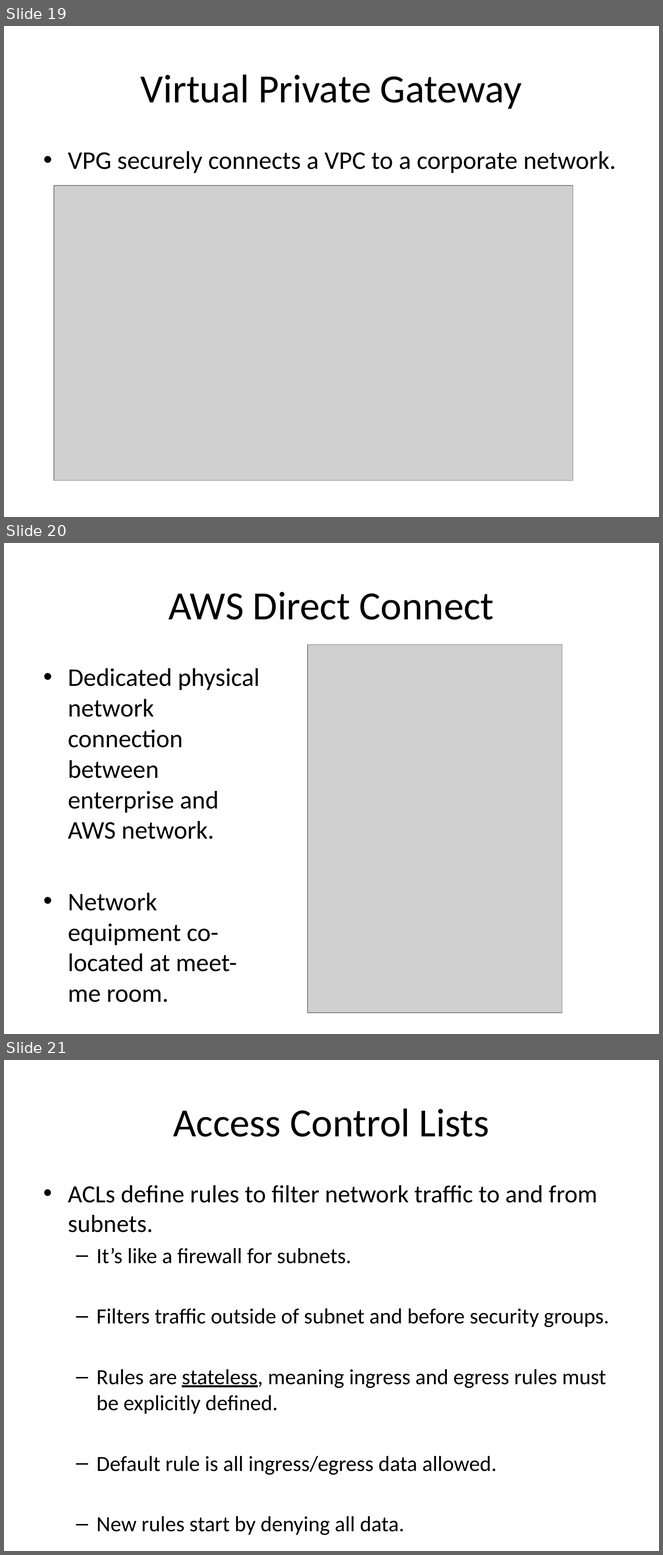
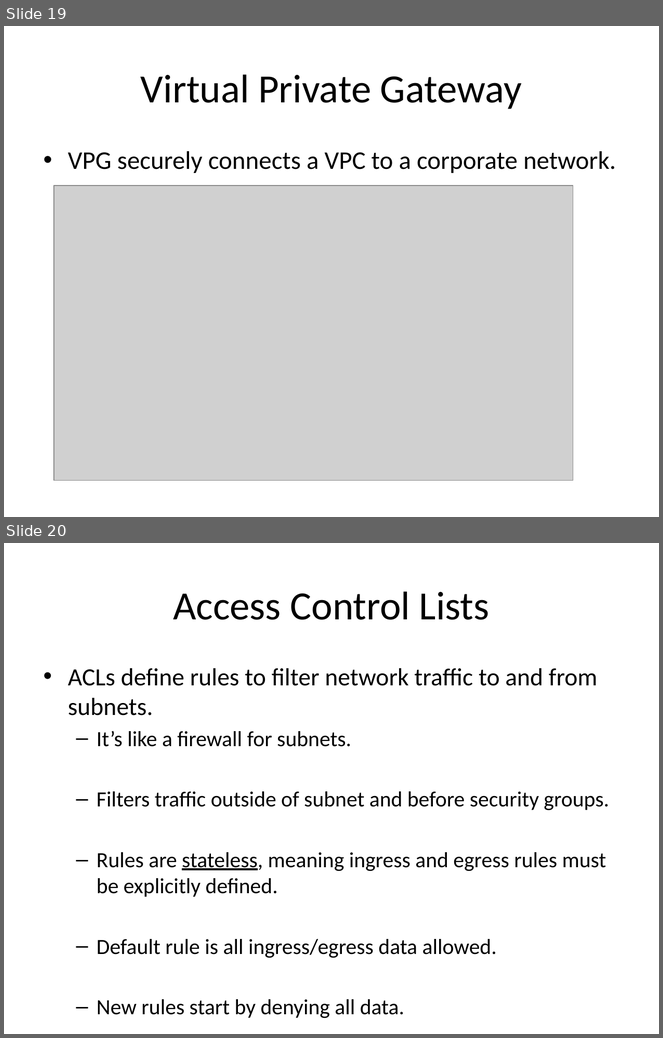
Before and after one commit to jasondbaker/infrastructure-class, a slide deck: lectures/infrastructure-week-5.pptx. Shown one above the other, each under a label of ours: slides 19, 20 and 21 before the commit, slides 19 and 20 after it. The pictures are 663x1555 and 663x1038 pixels, drawn with LibreOffice and Linux fonts; fonts in the diff are those of the drawing; grey boxes stand for pictures. Boxes give left, top, right and bottom in pixels: in the first picture for what was removed or moved away, otherwise in the second. Text is boxed around its words. In the diff, an @@ line names an element or a change of style, - is before the commit and + after.

```diff
--- a/lectures/infrastructure-week-5.pptx
+++ b/lectures/infrastructure-week-5.pptx
@@ slide 20 removed at (x1=4, y1=543, x2=659, y2=1034), background #FFFFFF @@
@@ title removed at (x1=168, y1=592, x2=494, y2=620) @@
-AWS Direct Connect
@@ picture removed at (x1=307, y1=644, x2=562, y2=1013) @@
@@ text removed at (x1=68, y1=668, x2=260, y2=1003) @@
-• Dedicated physical network connection between enterprise and AWS network.
-• Network equipment co-located at meet-me room.
@@ what was slide 21 is now slide 20 @@
```
Also in this commit, not shown: 1 other slide removed.
